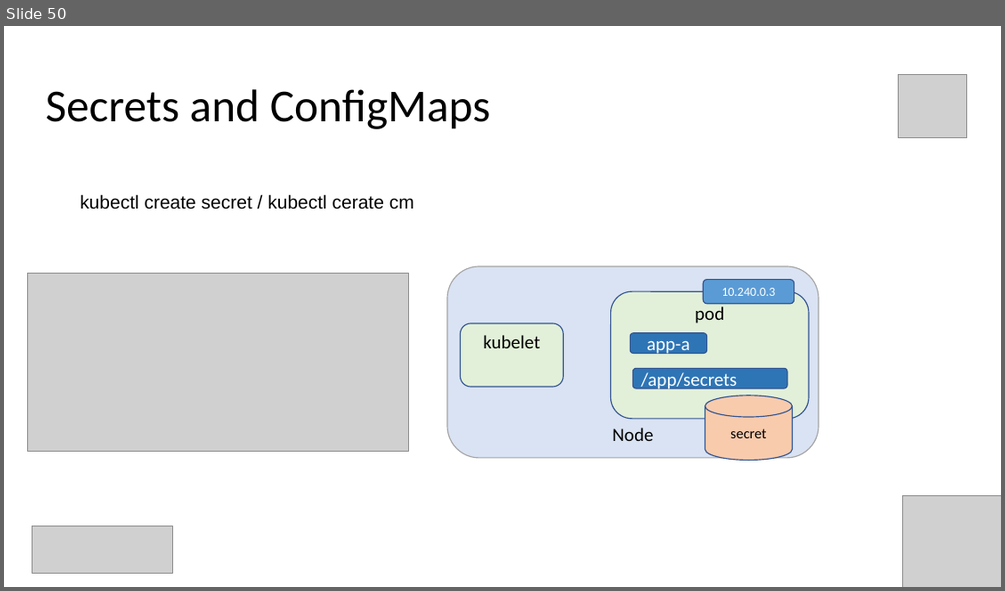
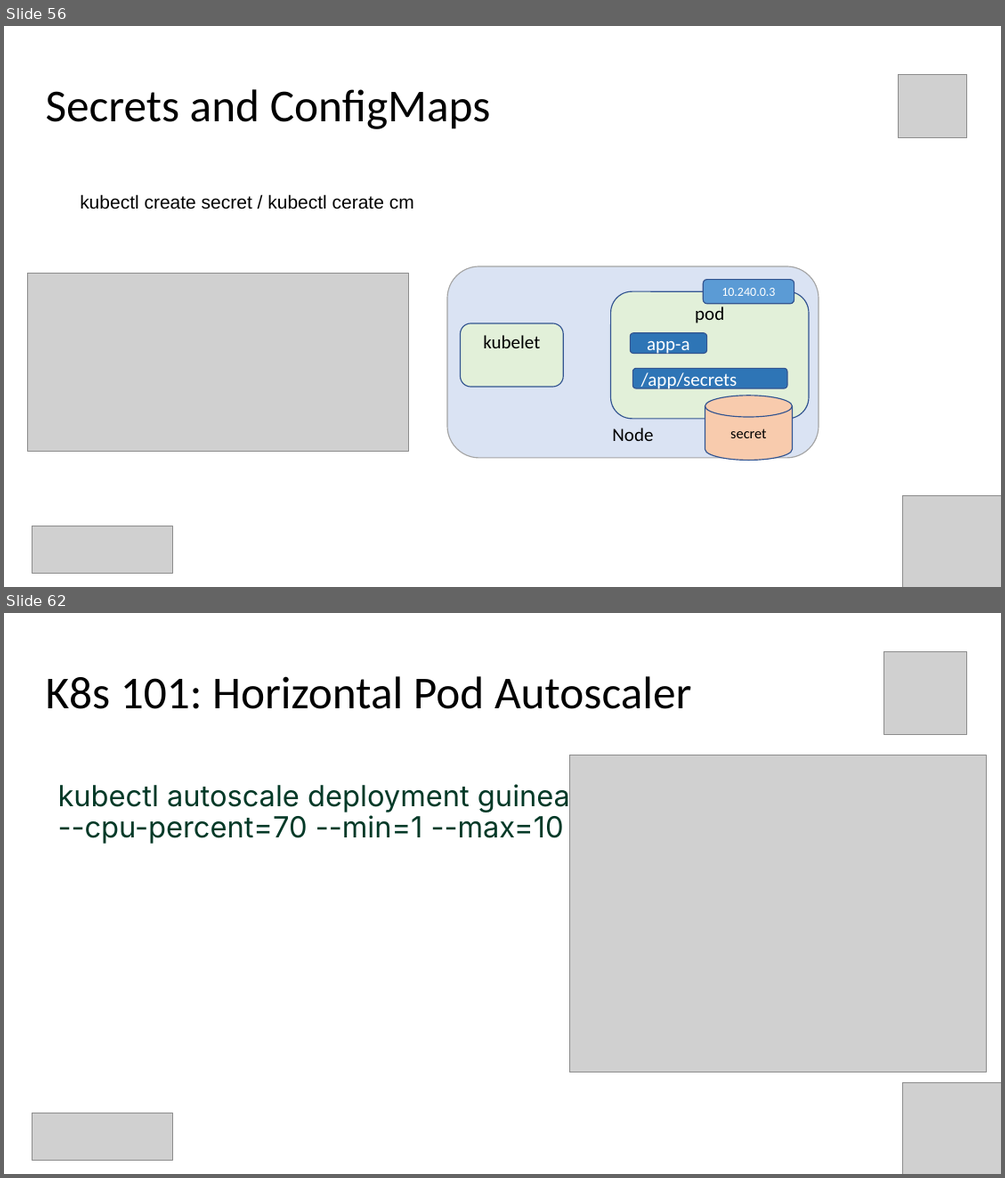
Before and after one commit to Infrastructure-AsCode/aks-101, a slide deck: slides/k8s-101.pptx. Shown one above the other, each under a label of ours: slide 50 before the commit, slides 56 and 62 after it; the slides between them are not shown. The pictures are 1005x591 and 1005x1178 pixels, drawn with LibreOffice and Linux fonts; fonts in the diff are those of the drawing; grey boxes stand for pictures. Boxes give left, top, right and bottom in pixels: in the first picture for what was removed or moved away, otherwise in the second. Text is boxed around its words. In the diff, an @@ line names an element or a change of style, - is before the commit and + after.

```diff
--- a/slides/k8s-101.pptx
+++ b/slides/k8s-101.pptx
@@ slide 62 added at box(4, 613, 1001, 1174), background #FFFFFF @@
@@ picture added at box(884, 651, 967, 734) @@
@@ title added at box(46, 676, 691, 709), 44 pt, text #000000 @@
+K8s 101: Horizontal Pod Autoscaler
@@ picture added at box(569, 755, 986, 1072) @@
@@ text added at box(58, 781, 626, 844), 28 pt, text #023927 @@
+kubectl autoscale deployment guinea-pig
+--cpu-percent=70 --min=1 --max=10
@@ picture added at box(903, 1082, 1001, 1174) @@
@@ picture added at box(32, 1113, 173, 1160) @@
@@ what was slide 50 is now slide 56 @@
```
Also in this commit, not shown: 7 slides changed, 26 other slides added, 2 slides removed, 19 other files.
